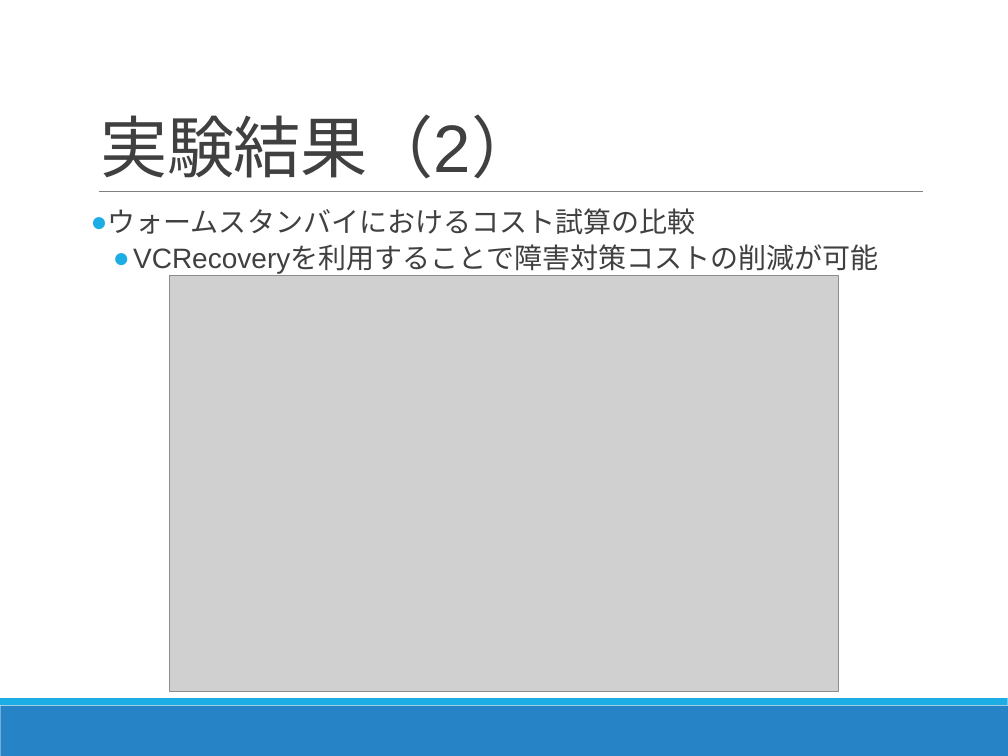
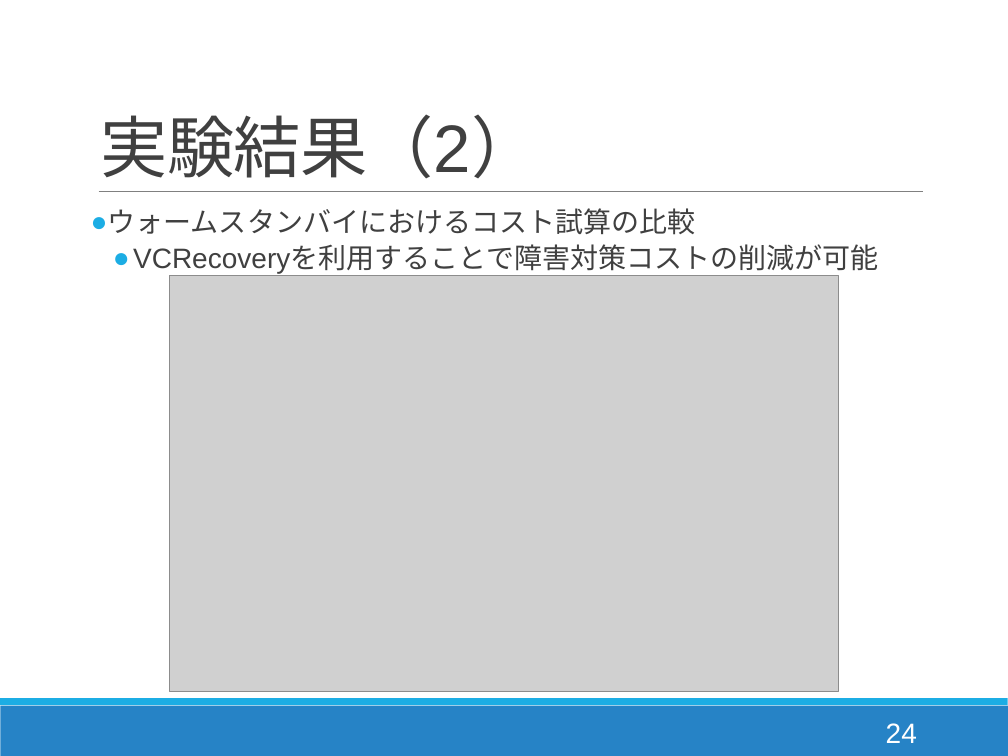
Before and after one commit to Kota0823/Document, a slide deck: slide 24 of 輪講2019-1_鈴木洸太.pptx. Drawn at 1008x756 pixels with LibreOffice and Linux fonts; fonts in the diff are those of the drawing; grey boxes stand for pictures. Boxes give left, top, right and bottom in pixels: in the first picture for what was removed or moved away, otherwise in the second. Text is boxed around its words. In the diff, an @@ line names an element or a change of style, - is before the commit and + after.

```diff
--- a/輪講2019-1_鈴木洸太.pptx
+++ b/輪講2019-1_鈴木洸太.pptx
@@ page number added at [886,723,917,743], 20 pt, text #FFFFFF @@
+24
```
Also in this commit, not shown: 36 other slides changed.
